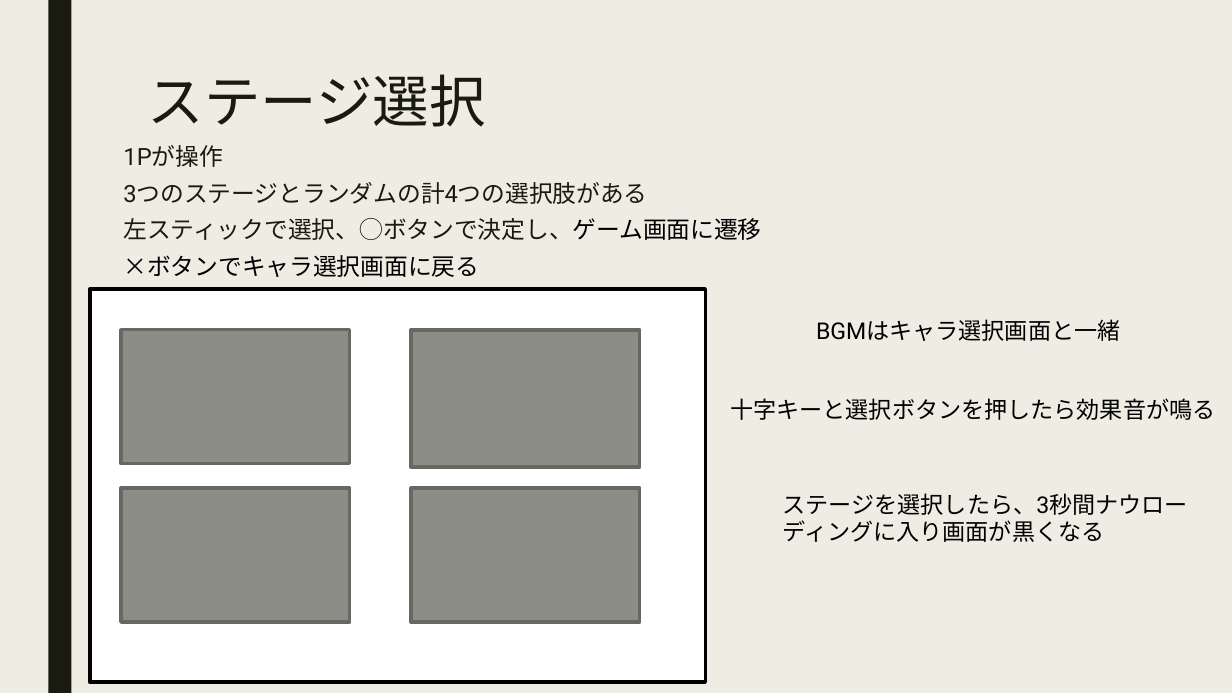
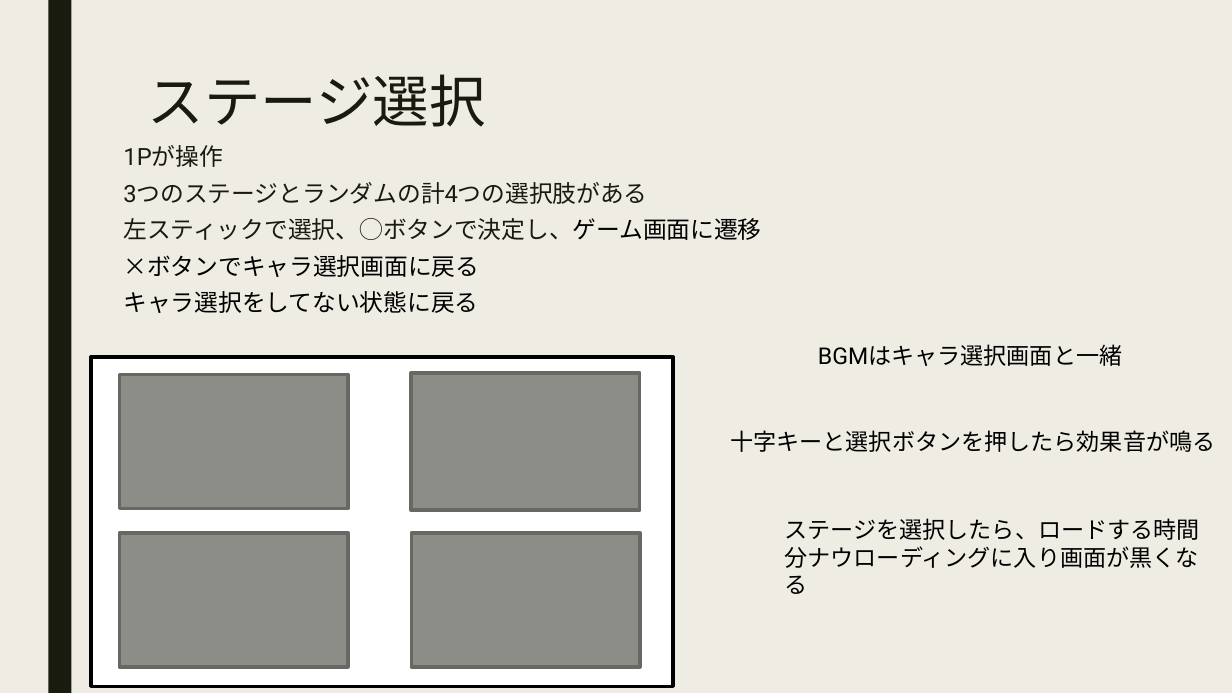
Before and after one commit to Specification/SpaceBattleShip, a slide deck: slide 7 of doc/後期プロゼミ仕様書UFO.pptx. Drawn at 1232x693 pixels with LibreOffice and Linux fonts; fonts in the diff are those of the drawing. Boxes give left, top, right and bottom in pixels: in the first picture for what was removed or moved away, otherwise in the second. Text is boxed around its words. In the diff, an @@ line names an element or a change of style, - is before the commit and + after.

```diff
--- a/doc/後期プロゼミ仕様書UFO.pptx
+++ b/doc/後期プロゼミ仕様書UFO.pptx
@@ text at box(123, 291, 478, 313): paragraph added @@
+キャラ選択をしてない状態に戻る
@@ rectangle: place and size @@
-rectangle at box(90, 289, 705, 683)
+rectangle at box(91, 357, 674, 687)
@@ text "BGMはキャラ選択画面と一緒": place and size @@
-text "BGMはキャラ選択画面と一緒" at box(816, 319, 1120, 341)
+text "BGMはキャラ選択画面と一緒" at box(818, 344, 1122, 366)
@@ rectangle: place and size @@
-rectangle at box(411, 330, 640, 468)
+rectangle at box(411, 372, 640, 510)
@@ text "十字キーと選択ボタンを押したら効果音が鳴る": place and size @@
-text "十字キーと選択ボタンを押したら効果音が鳴る" at box(730, 398, 1215, 420)
+text "十字キーと選択ボタンを押したら効果音が鳴る" at box(730, 430, 1215, 452)
@@ 3 rectangles: place and size @@
-3 rectangles at box(121, 330, 640, 622)
+3 rectangles at box(119, 374, 640, 667)
@@ text at box(785, 518, 1200, 594): text changed @@
-ステージを選択したら、3秒間ナウローディングに入り画面が黒くなる
+ステージを選択したら、ロードする時間分ナウローディングに入り画面が黒くなる
```
Also in this commit, not shown: 8 other slides changed, 2 slides added, 1 other file.
